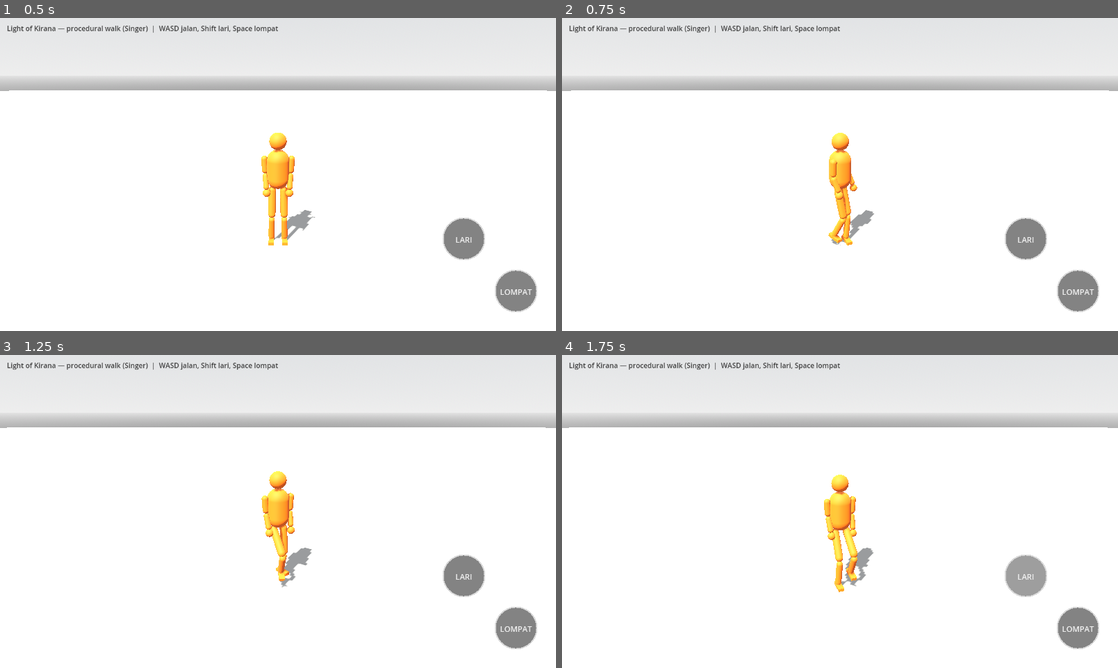
Above: before the commit, frames 1-4 (two rows, left to right).
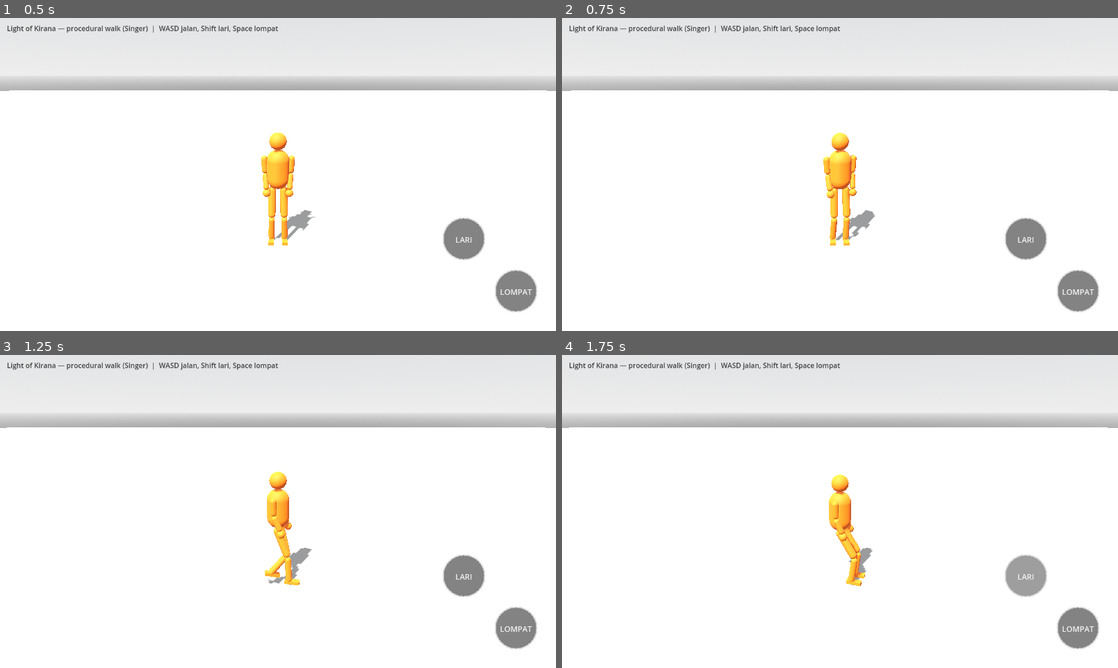
Above: after the commit, the same moments.

Repository: bagus123triga/light-of-kirana
Game: Godot game, scene res://scenes/main.tscn
The game is run twice, just before and just after one commit, with the same random seed, the same clock (stepped at 60 frames per second) and the same inputs.
Inputs (mouse positions are in pixels of both pictures, inside the frame that each line leads up to):
- Up to frame 1 (0.5 s): no input
- Up to frame 2 (0.75 s): tap Enter at 0.5 s; drag from (617, 271) to (895, 105) at 0.52 s
- Up to frame 3 (1.25 s): no input
- Up to frame 4 (1.75 s): drag from (1023, 577) to (812, 574) at 1.27 s

Frame 1 is identical in both runs. In frame 2, 0.9% of the frame differs, in the area x 47-57%, y 36-73%; in frame 3, 0.9%; in frame 4, 0.9%, in the area x 47-56%, y 42-76%.

Commit message:
Keep heading on stop and stabilize planted feet on sharp turns

Diff:
--- a/scripts/procedural_humanoid.gd
+++ b/scripts/procedural_humanoid.gd
@@ -294,9 +294,11 @@
 	speed_smooth = move_toward(speed_smooth, speed, (6.0 if speed > speed_smooth else 8.0) * delta)
 	speed = speed_smooth
 	var moving := speed > 0.05
-	if moving:
+	# Preserve the last heading on release; atan2(0, 0) resets to world +Z.
+	# Limit yaw speed so a sharp reversal is a grounded pivot, not a spin.
+	if wish_dir.length() > 0.05:
 		var target_yaw := atan2(wish_dir.x, wish_dir.z)
-		facing_yaw = lerp_angle(facing_yaw, target_yaw, clampf(delta * 10.0, 0.0, 1.0))
+		facing_yaw = rotate_toward(facing_yaw, target_yaw, delta * 3.5)
 	rotation.y = facing_yaw
 
 	# --- Procedural jump: crouch -> launch -> land (Bagus, 2026-11-09) ---
@@ -444,7 +446,9 @@
 		# the body turns, a planted foot can end up on the other side
 		# of the body. The foot then takes a short recovery step back
 		# to its own side instead of staying crossed.
-		if not foot_stepping[i] and on_floor_now and (jump_state == 0 or jump_state == 3) and _is_crossed(i, right):
+		# Keep the opposite foot planted while recovering a crossed foot.
+		# Do not lift both feet during a pivot or reversal.
+		if not foot_stepping[i] and not foot_stepping[1 - i] and on_floor_now and jump_state == 0 and _is_crossed(i, right):
 			_start_recovery_step(i, right, forward)
 		if foot_stepping[i]:
 			foot_step_t[i] += delta / swing
@@ -488,7 +492,9 @@
 			# right average cadence it LOOKED like shuffling fast feet.
 			# 75% + the longer 0.40 s swing evens the rhythm to
 			# ~2.9 steps/s with a real ~0.3 s stance per foot.
-			var gate := (not other_stepping) or (is_running and foot_step_t[1 - i] > RUN_GATE)
+			# During a sharp turn keep a support foot down even at run speed.
+			var turning_sharply := wish_dir.length() > 0.05 and forward.dot(wish_dir.normalized()) < 0.7
+			var gate := (not other_stepping) or (is_running and not turning_sharply and foot_step_t[1 - i] > RUN_GATE)
 			if (moving and lag > 0.15 and gate) or (not moving and lag > 0.25 and not other_stepping):
 				# Predict the body position at touchdown and place the foot a
 				# small distance ahead of it. RUN_STRIDE is total step reach,
@@ -512,7 +518,7 @@
 	# even right after a toe-off — the run test's leftover flight
 	# timer was blocking the first turn frames.)
 	for i in 2:
-		if not foot_stepping[i] and on_floor_now and (jump_state == 0 or jump_state == 3) and _is_crossed(i, right):
+		if not foot_stepping[i] and not foot_stepping[1 - i] and on_floor_now and jump_state == 0 and _is_crossed(i, right):
 			_start_recovery_step(i, right, forward)
 
 	# Landing blend (state 3): feet glide from the tuck to their plant
